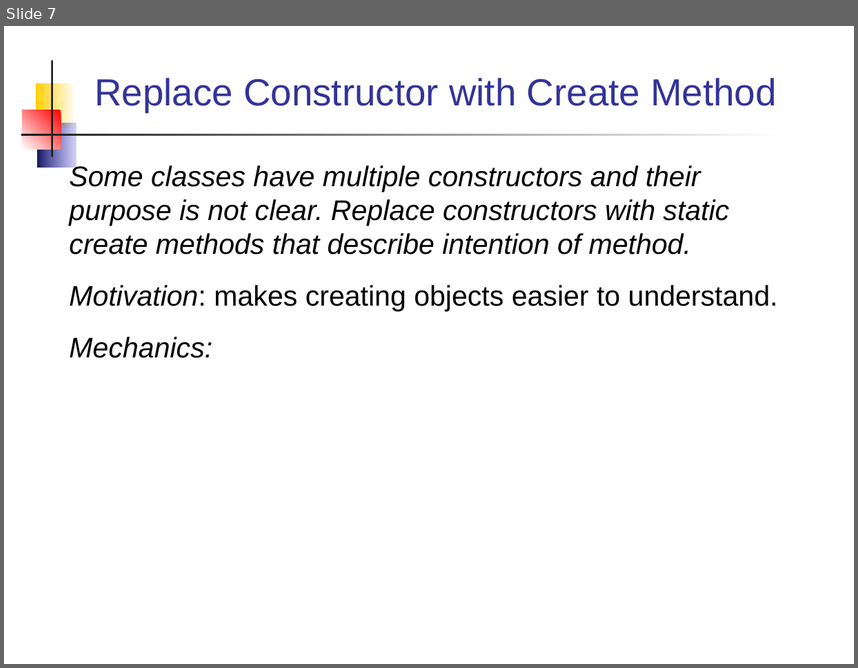
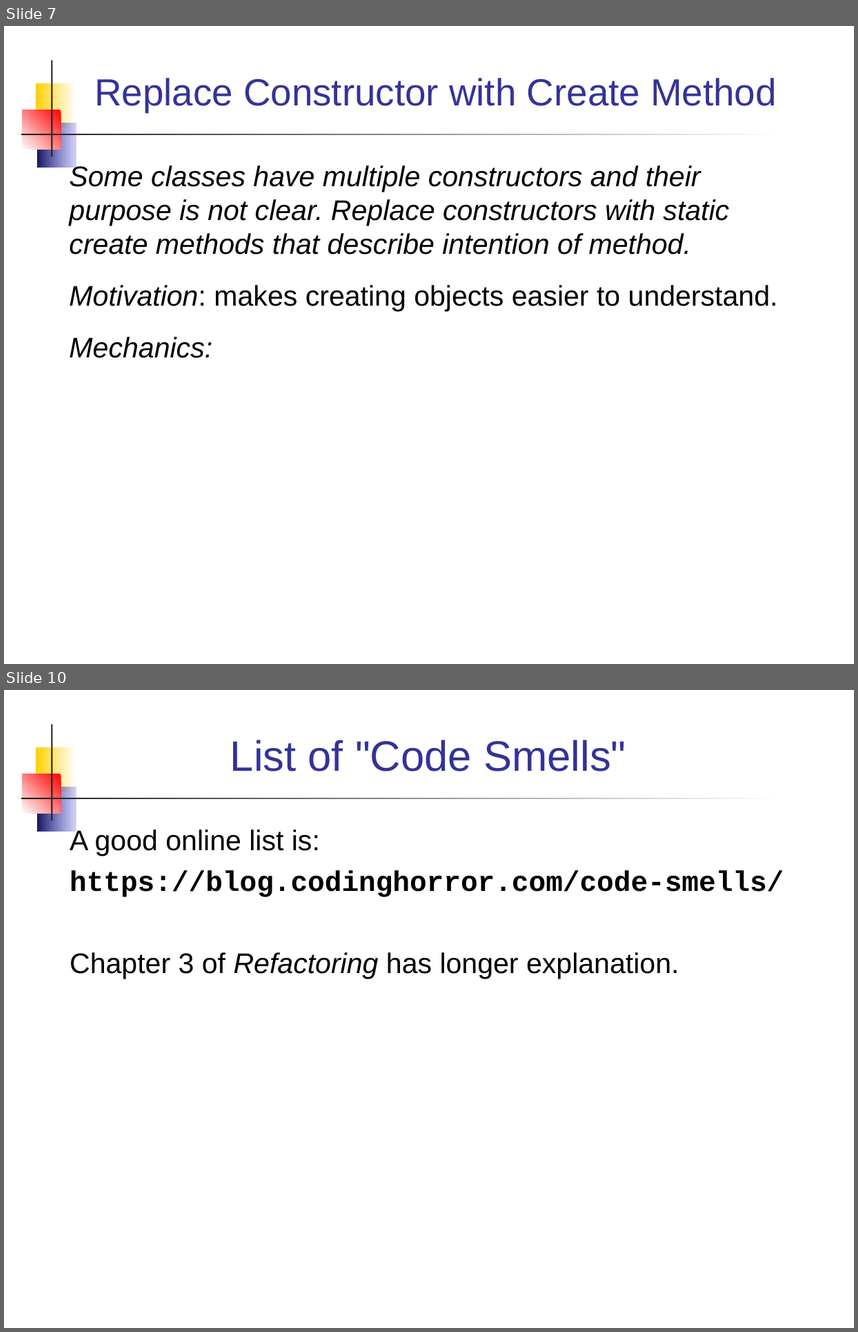
Before and after one commit to jbrucker/SoftwareProcess, a slide deck: week12/Refactoring Patterns.ppt. Shown one above the other, each under a label of ours: slide 7 before the commit, slides 7 and 10 after it; the slides between them are not shown. The pictures are 858x668 and 858x1332 pixels, drawn with LibreOffice and Linux fonts; fonts in the diff are those of the drawing. Boxes give left, top, right and bottom in pixels: in the first picture for what was removed or moved away, otherwise in the second. Text is boxed around its words. In the diff, an @@ line names an element or a change of style, - is before the commit and + after.

Commit message:
add code smells to refactoring slides

```diff
--- a/week12/Refactoring Patterns.ppt
+++ b/week12/Refactoring Patterns.ppt
@@ slide 10 added at (4, 690, 854, 1328), background #FFFFFF; not listed: 5 template elements that a slide beside it also shows @@
@@ title added at (230, 740, 626, 771), 36 pt, text #333399 @@
+List of "Code Smells"
@@ text added at (70, 827, 784, 979), 24 pt, text #000000 @@
+A good online list is:
+https://blog.codinghorror.com/code-smells/
+Chapter 3 of Refactoring has longer explanation.
```
Also in this commit, not shown: 2 slides changed, 8 other slides added, 26 other files.
